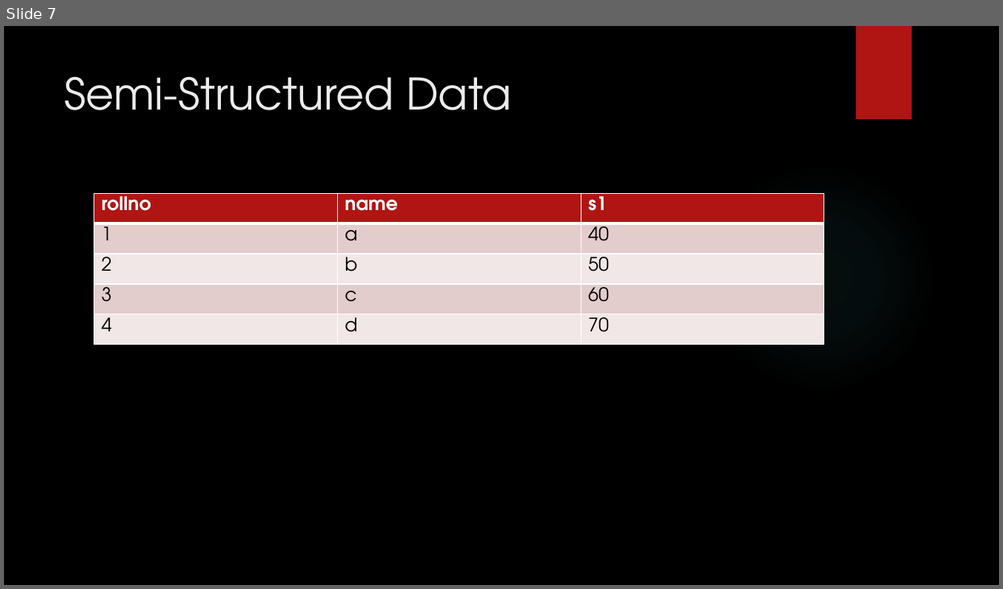
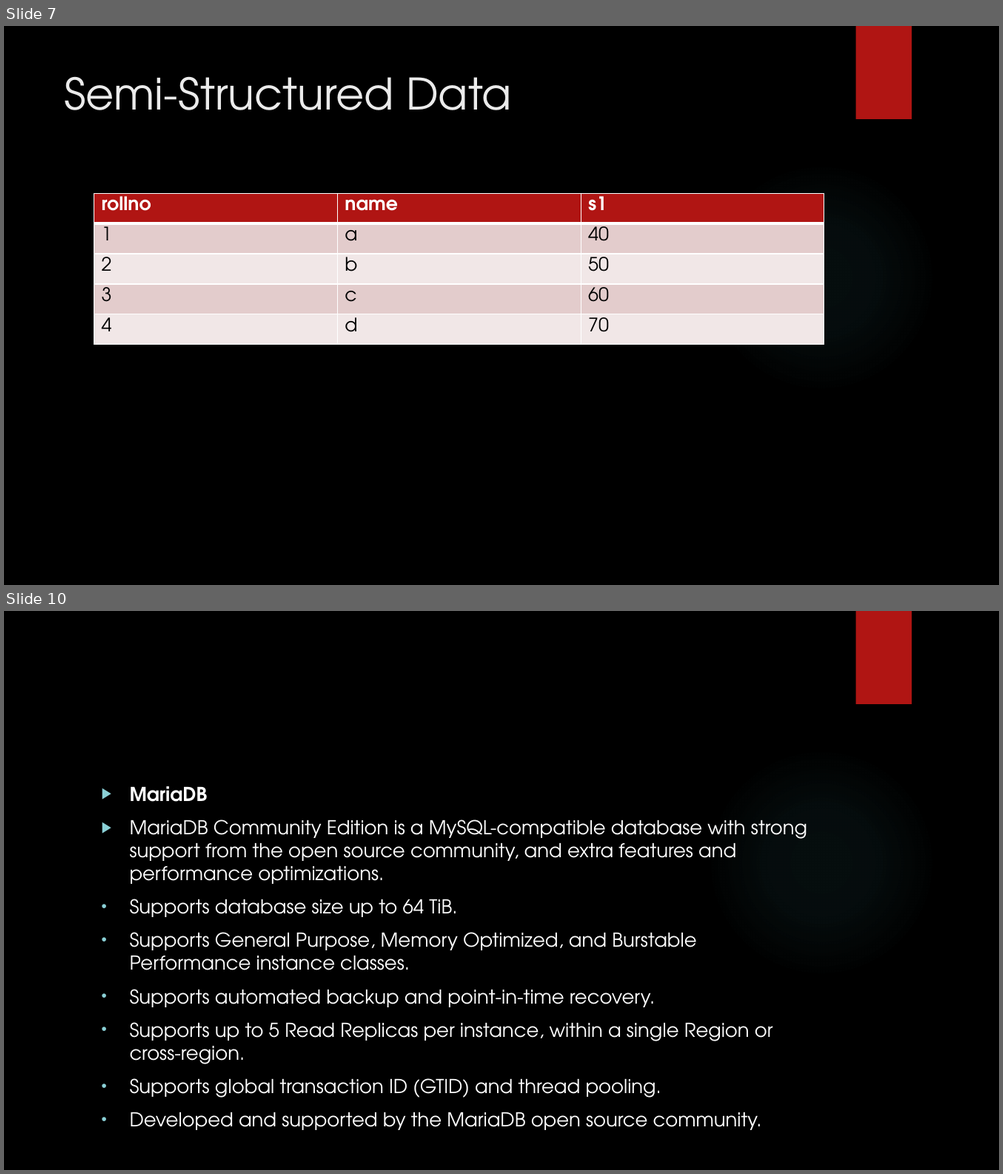
Before and after one commit to karthick1808/hadoopfundamentals, a slide deck: New Microsoft PowerPoint Presentation.pptx. Shown one above the other, each under a label of ours: slide 7 before the commit, slides 7 and 10 after it; the slides between them are not shown. The pictures are 1003x589 and 1003x1174 pixels, drawn with LibreOffice and Linux fonts; fonts in the diff are those of the drawing; background and template pictures are left out. Boxes give left, top, right and bottom in pixels: in the first picture for what was removed or moved away, otherwise in the second. Text is boxed around its words. In the diff, an @@ line names an element or a change of style, - is before the commit and + after.

```diff
--- a/New Microsoft PowerPoint Presentation.pptx
+++ b/New Microsoft PowerPoint Presentation.pptx
@@ slide 10 added at box(4, 611, 999, 1170), background picture (left out); not listed: 2 template elements that a slide beside it also shows @@
@@ text added at box(130, 786, 807, 1130), 18.5 pt, text #FFFFFF @@
+▶ MariaDB
+▶ MariaDB Community Edition is a MySQL-compatible database with strong support from the open source community, and extra features and performance optimizations.
+• Supports database size up to 64 TiB.
+• Supports General Purpose, Memory Optimized, and Burstable Performance instance classes.
+• Supports automated backup and point-in-time recovery.
+• Supports up to 5 Read Replicas per instance, within a single Region or cross-region.
+• Supports global transaction ID (GTID) and thread pooling.
+• Developed and supported by the MariaDB open source community.
```
Also in this commit, not shown: 6 other slides added.
